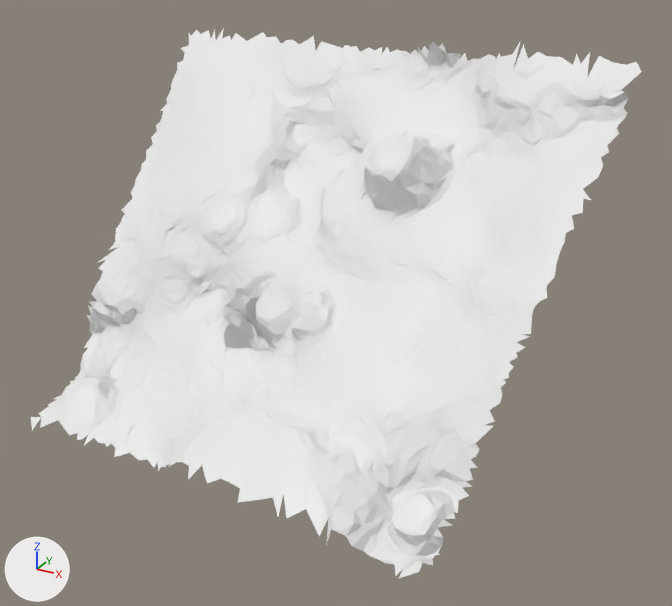
The glTF model moon small_tiles/tile_351.glb: old version first, new version second.
Before and after are seen from a 50 mm lens placed at (5.93, 12.57, -17.03), pointed at (1.73, 20.22, -20.85). Lighting does not change. The marker at lower left points along +X, +Y and +Z. The first picture is the older version. Vertices at exactly the same position are counted once.

Objects in the first picture: 't351'.
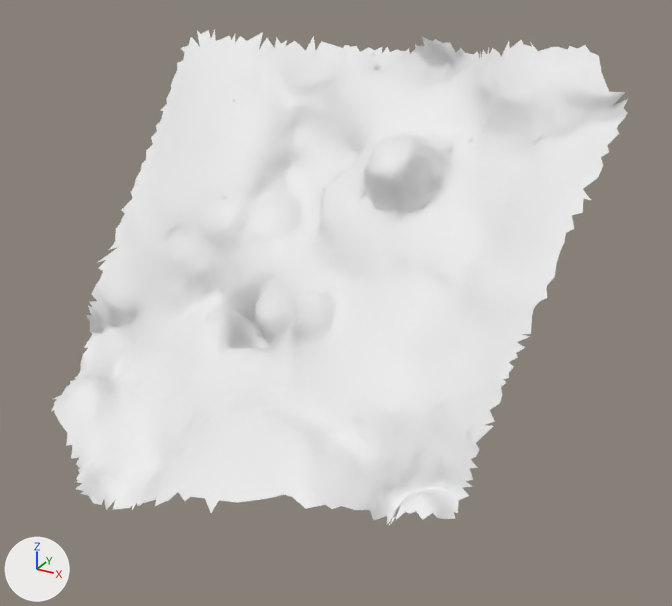
Changed parts and their boxes (x1, y1, x2, y2) in the pictures (672 x 606 px):
```json
{"object": "t351", "change": "reshaped", "before": [30, 28, 642, 579], "after": [51, 29, 629, 526], "on screen": "10% shorter"}
{"part": 1, "of": "me_t351", "change": "reshaped", "before": [30, 56, 642, 579], "after": [66, 37, 599, 513]}
{"part": 2, "of": "me_t351", "change": "deleted", "before": [189, 28, 313, 51]}
```

Edits to the scene script, one JSON object a line:
```json
{"block": "me_t351", "where": "# used by ob_t351; location = (0.0, 0.0, 0.0)"}
{"op": "remove", "block": "me_t351", "code": "me_t351.from_pydata(...)  # 4385 vertices, 8470 faces; spans x -1.44..4.19, y 18.26..22.23, z -22.43..-18.37"}
{"op": "add", "block": "me_t351", "code": "me_t351.from_pydata(...)  # 4443 vertices, 8582 faces; spans x -1.44..4.13, y 18.14..22.23, z -22.71..-18.36"}
{"block": "me_t351", "change": "me_t351 part 1"}
{"block": "me_t351", "change": "103 vertices are removed from x -1.26..4.19, y 18.26..21.7, z -22.36..-18.45"}
{"block": "me_t351", "change": "196 faces are deleted"}
{"block": "me_t351", "change": "164 vertices are added at x -0.63..3.57, y 18.14..22.14, z -22.71..-18.36"}
{"block": "me_t351", "change": "317 new faces join them"}
{"block": "me_t351", "change": "me_t351 part 2"}
{"block": "me_t351", "change": "3 vertices are removed from x -1.39..0.06, y 22.12..22.21, z -18.59..-18.51"}
{"block": "me_t351", "change": "9 faces are deleted"}
```
